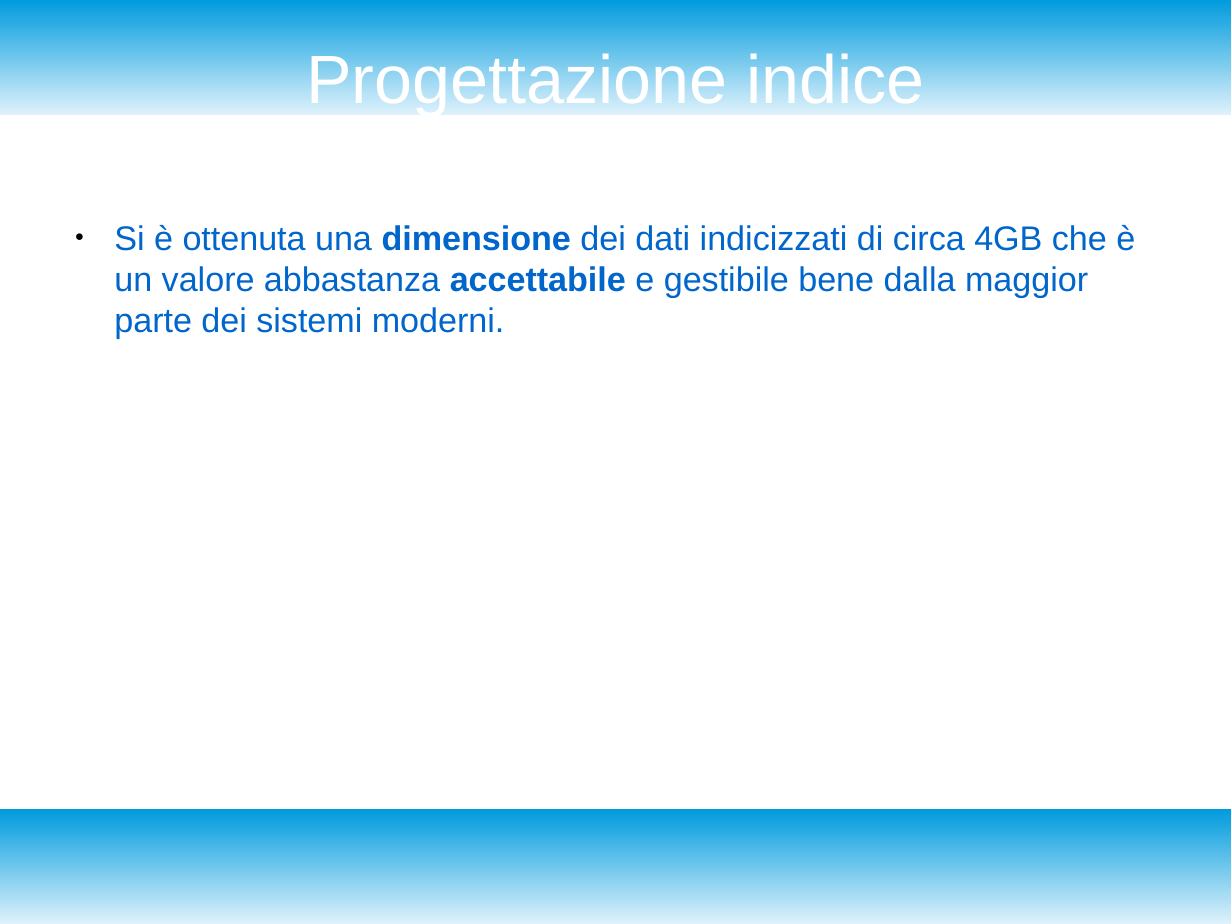
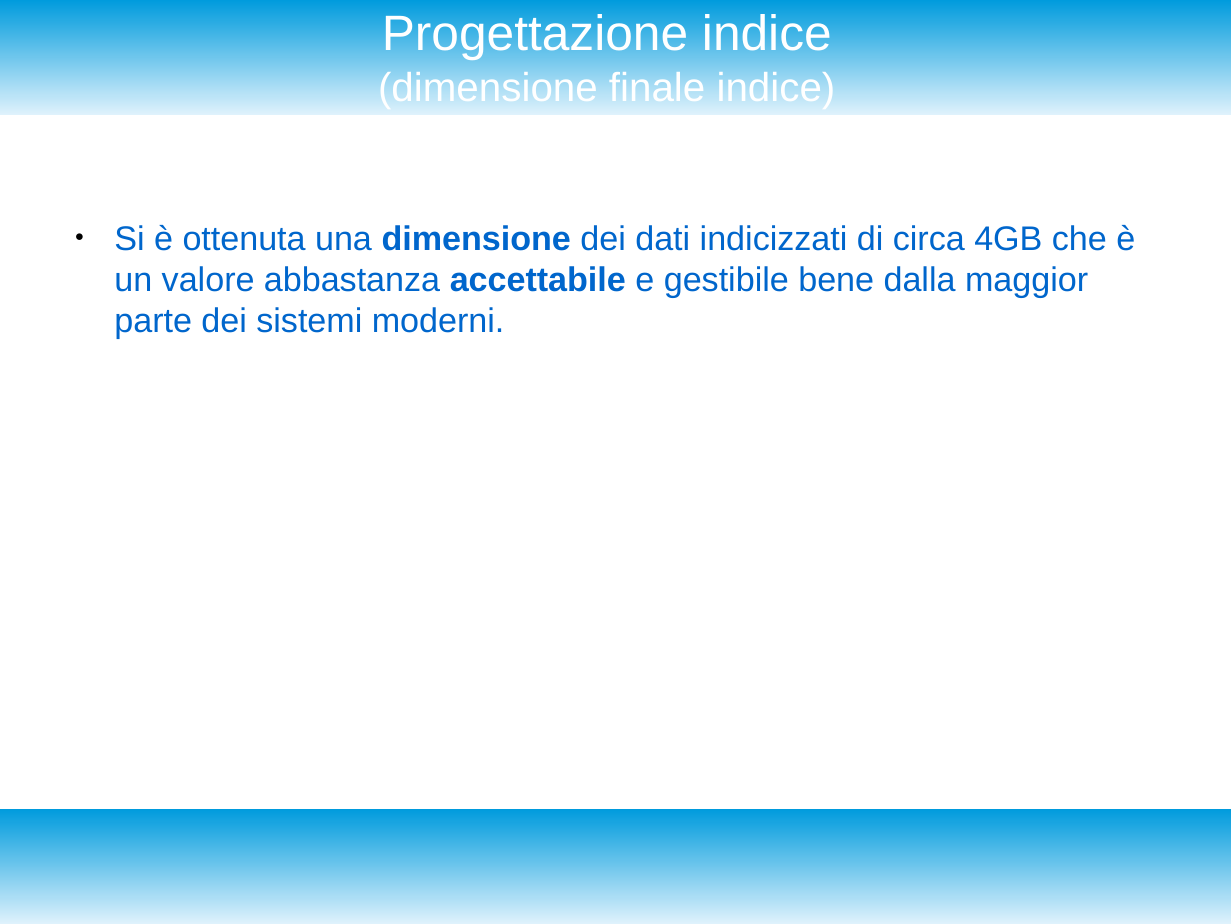
Before and after one commit to enrico404/SearchEngineForDblp, a slide deck: slide 15 of DocDblpSearchEngine.odp. Drawn at 1232x924 pixels with LibreOffice and Linux fonts; fonts in the diff are those of the drawing. Boxes give left, top, right and bottom in pixels: in the first picture for what was removed or moved away, otherwise in the second. Text is boxed around its words. In the diff, an @@ line names an element or a change of style, - is before the commit and + after.

```diff
--- a/DocDblpSearchEngine.odp
+++ b/DocDblpSearchEngine.odp
@@ title at (378, 11, 836, 109): text changed; size 44 to 26 pt @@
-Progettazione indice
+Progettazione indice
+(dimensione finale indice)
```
Also in this commit, not shown: 1 other file.
